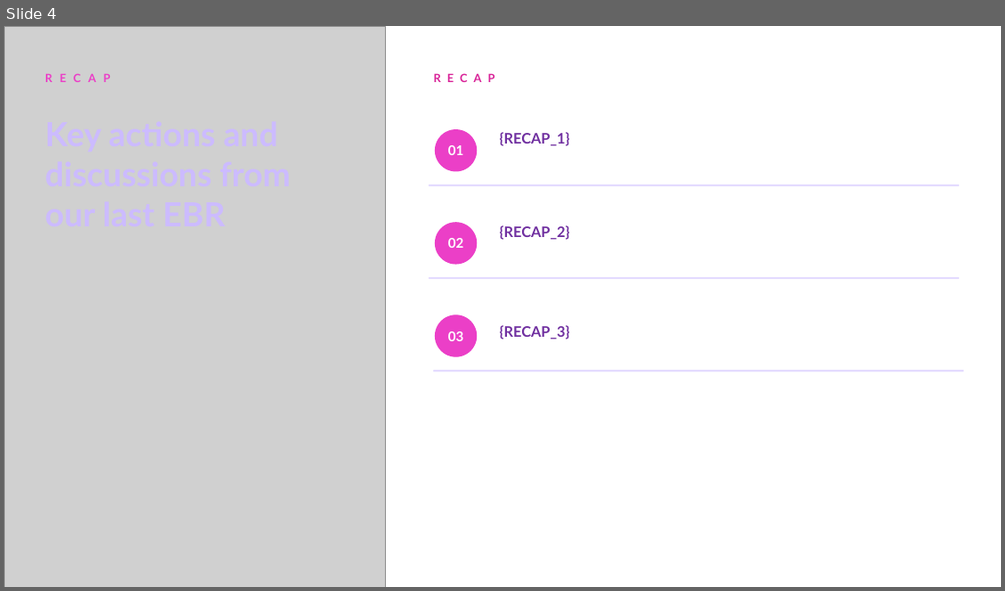
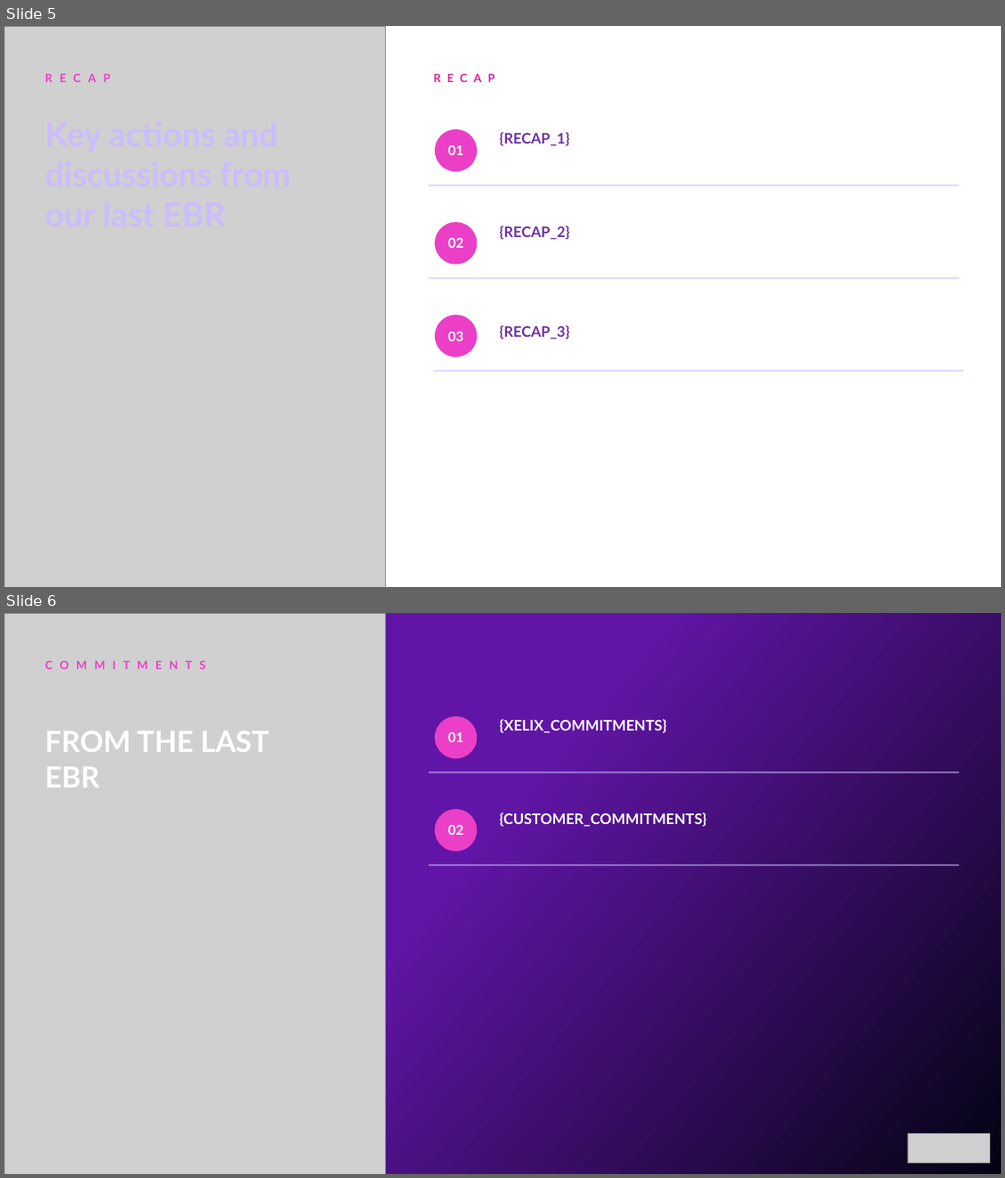
Before and after one commit to oresanniowo-beep/EBR-Gen-v2, a slide deck: EBR_Template.pptx. Shown one above the other, each under a label of ours: slide 4 before the commit, slides 5 and 6 after it. The pictures are 1005x591 and 1005x1178 pixels, drawn with LibreOffice and Linux fonts; fonts in the diff are those of the drawing; grey boxes stand for pictures. Boxes give left, top, right and bottom in pixels: in the first picture for what was removed or moved away, otherwise in the second. Text is boxed around its words. In the diff, an @@ line names an element or a change of style, - is before the commit and + after.

```diff
--- a/EBR_Template.pptx
+++ b/EBR_Template.pptx
@@ slide 6 added at [4, 613, 1001, 1174], background gradient #6115A6 to #030312 @@
@@ picture added at [4, 613, 386, 1174] @@
@@ ellipse added at [436, 717, 477, 758], fill #EB3FC7, outline #EB3FC7 1 pt @@
@@ text added at [500, 719, 667, 733], 11 pt, text #EB3FC7, bold @@
+COMMITMENTS
@@ text added at [500, 719, 667, 733], 14 pt, text #FFFFFF, bold @@
+{XELIX_COMMITMENTS}
@@ text added at [45, 730, 269, 787], 28 pt, text #FFFFFF, bold @@
+FROM THE LAST EBR
@@ text added at [448, 732, 464, 742], 13 pt, text #FFFFFF, bold @@
+01
@@ rectangle added at [429, 771, 958, 772], fill #CCBBFF at 40% opacity, outline #CCBBFF 1 pt @@
@@ ellipse added at [436, 810, 477, 851], fill #EB3FC7, outline #EB3FC7 1 pt @@
@@ text added at [448, 825, 464, 835], 13 pt, text #FFFFFF, bold @@
+02
@@ text added at [500, 812, 707, 827], 14 pt, text #FFFFFF, bold @@
+{CUSTOMER_COMMITMENTS}
@@ rectangle added at [429, 864, 958, 865], fill #CCBBFF at 40% opacity, outline #CCBBFF 1 pt @@
@@ picture added at [907, 1134, 989, 1163] @@
@@ what was slide 4 is now slide 5 @@
```
Also in this commit, not shown: 12 slides changed, 1 slide removed.
